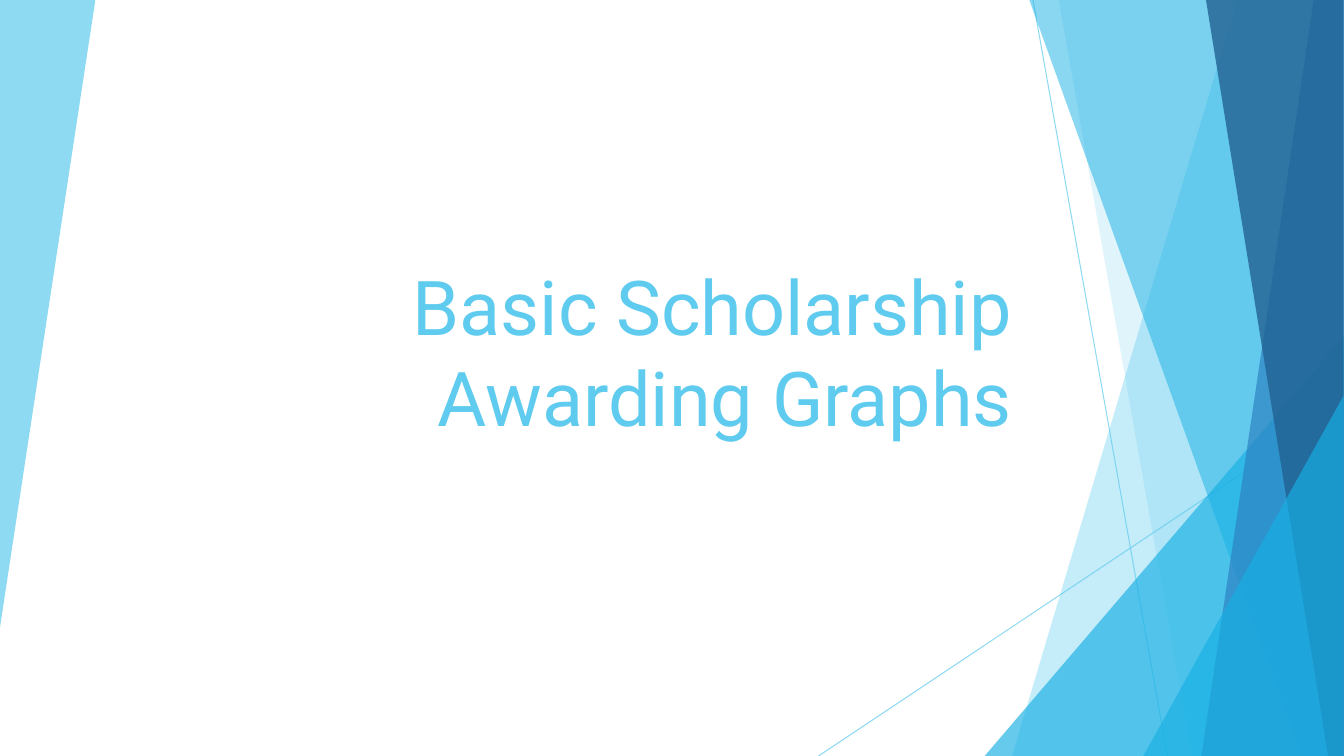
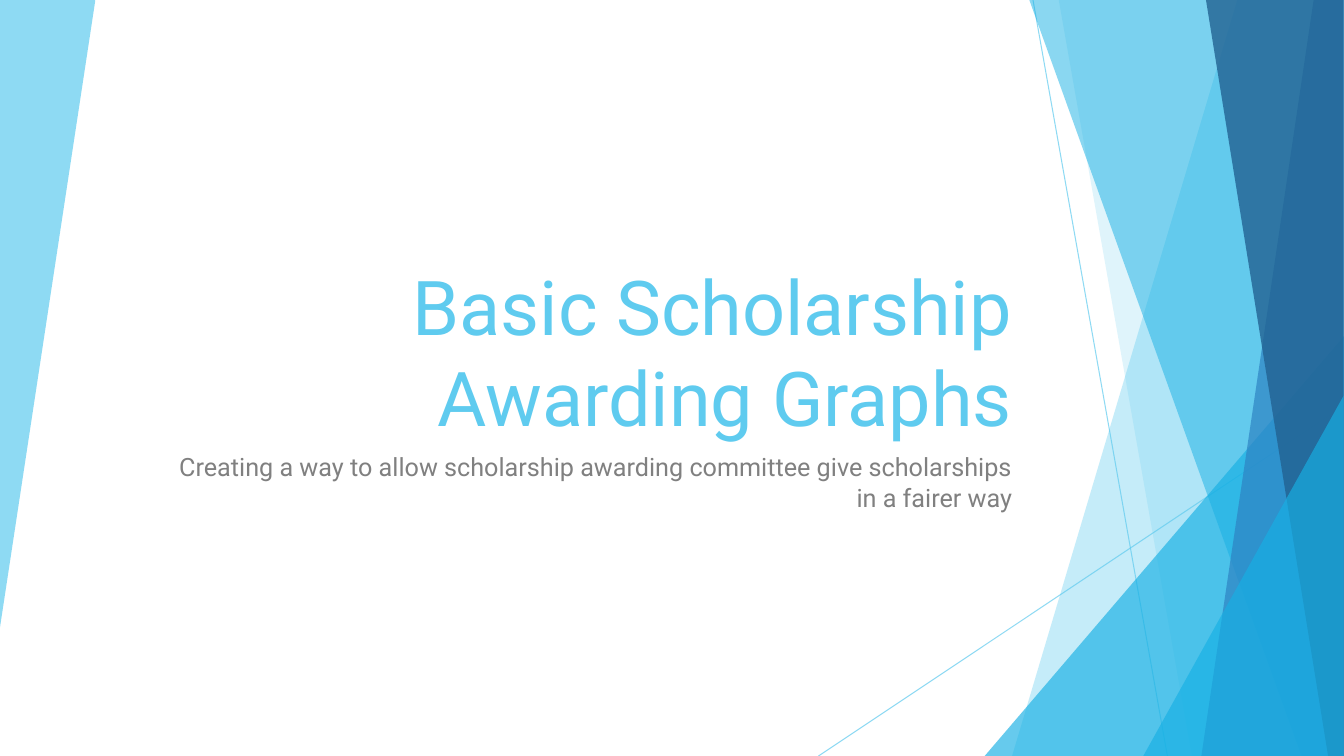
Before and after one commit to dmerson/ArizonaMastersCapstone, a slide deck: slide 1 of Documents/Basic Scholarship Awarding Graphs.pptx. Drawn at 1344x756 pixels with LibreOffice and Linux fonts; fonts in the diff are those of the drawing. Boxes give left, top, right and bottom in pixels: in the first picture for what was removed or moved away, otherwise in the second. Text is boxed around its words. In the diff, an @@ line names an element or a change of style, - is before the commit and + after.

```diff
--- a/Documents/Basic Scholarship Awarding Graphs.pptx
+++ b/Documents/Basic Scholarship Awarding Graphs.pptx
@@ subtitle added at [179, 457, 1012, 513], 18 pt, text #808080 @@
+Creating a way to allow scholarship awarding committee give scholarships in a fairer way
```
Also in this commit, not shown: 8 other slides changed, 2 slides added, 1 slide removed.
